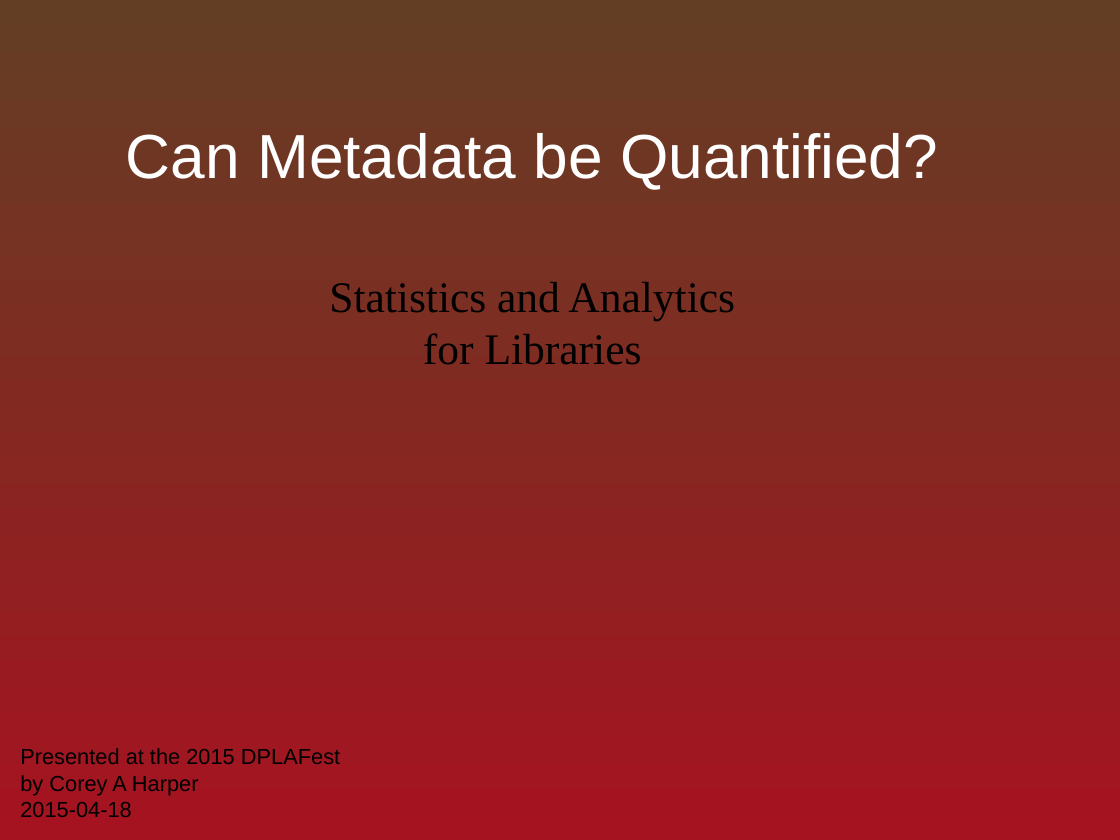
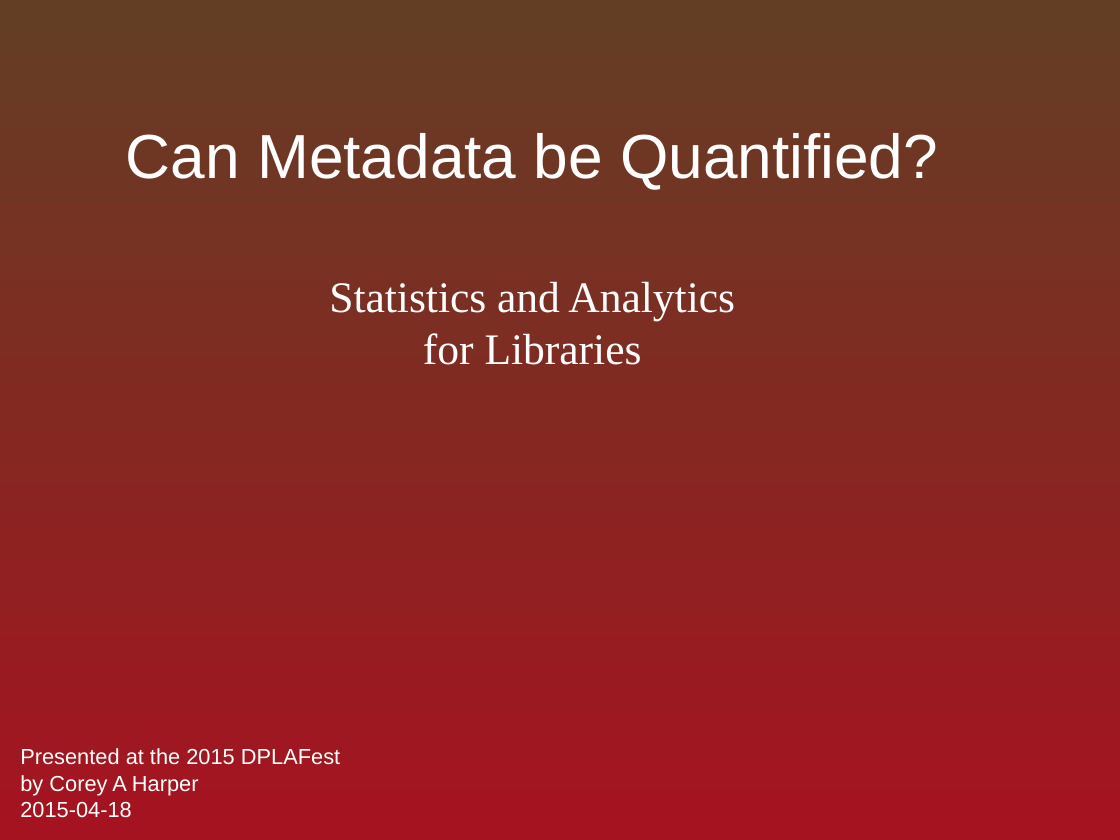
Before and after one commit to chrpr/dpla-analytics, a slide deck: slide 1 of charper.dplafest.20150418.ppt. Drawn at 1120x840 pixels with LibreOffice and Linux fonts; fonts in the diff are those of the drawing; background and template pictures are left out. Boxes give left, top, right and bottom in pixels: in the first picture for what was removed or moved away, otherwise in the second. Text is boxed around its words. In the diff, an @@ line names an element or a change of style, - is before the commit and + after.

Commit message:
fixing fonts, links in slides

```diff
--- a/charper.dplafest.20150418.ppt
+++ b/charper.dplafest.20150418.ppt
@@ text "Statistics and Analytics" at (x1=329, y1=281, x2=735, y2=365): text colour #000000 to #FFFFFF @@
@@ text "Presented at the 2015 DPLAFest ..." at (x1=20, y1=748, x2=340, y2=818): text colour #000000 to #FFFFFF @@
```
Also in this commit, not shown: 31 other slides changed.
